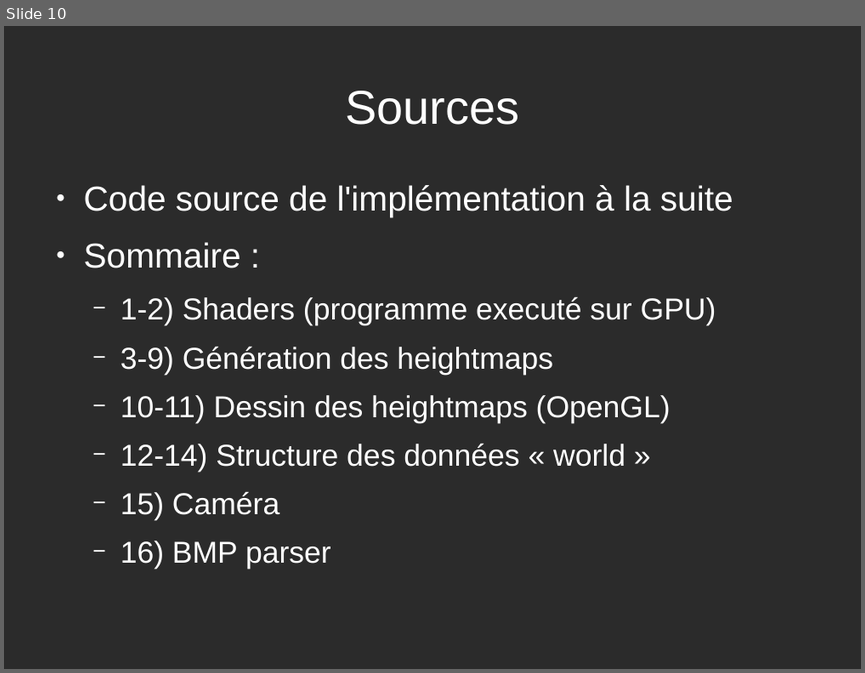
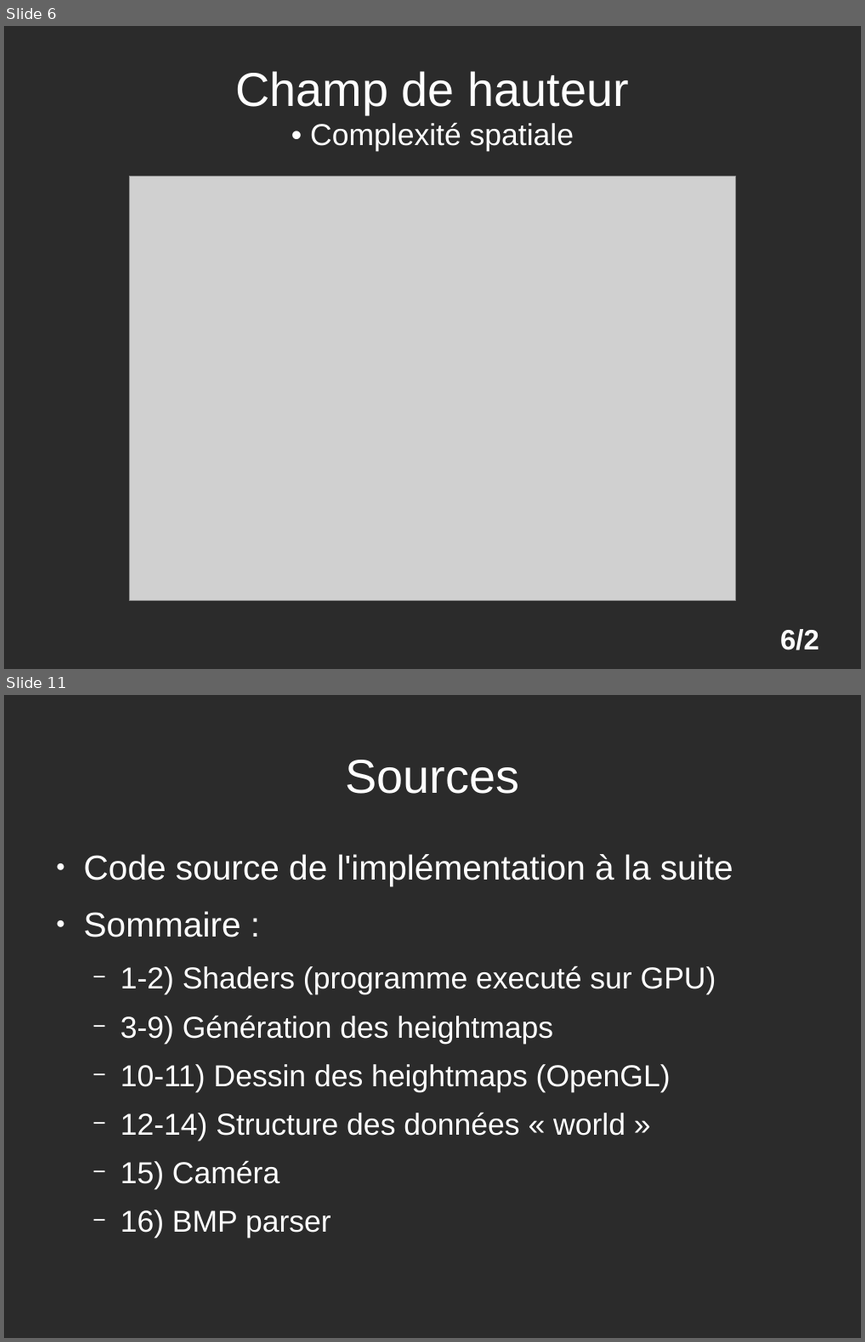
Before and after one commit to rpereira-dev/heightmaps_renderer, a slide deck: TIPE/presentation.odp. Shown one above the other, each under a label of ours: slide 10 before the commit, slides 6 and 11 after it; the slides between them are not shown. The pictures are 865x673 and 865x1342 pixels, drawn with LibreOffice and Linux fonts; fonts in the diff are those of the drawing; grey boxes stand for pictures; background and template pictures are left out; a plain dark background stands for a picture behind light text. Boxes give left, top, right and bottom in pixels: in the first picture for what was removed or moved away, otherwise in the second. Text is boxed around its words. In the diff, an @@ line names an element or a change of style, - is before the commit and + after.

```diff
--- a/TIPE/presentation.odp
+++ b/TIPE/presentation.odp
@@ slide 6 added at (4, 26, 861, 669), background picture (left out) @@
@@ title added at (235, 71, 628, 152), 28 pt, text #FFFFFF @@
+Champ de hauteur
+• Complexité spatiale
@@ picture added at (129, 176, 735, 601) @@
@@ page number added at (780, 629, 819, 650), 26 pt, text #FFFFFF, bold @@
+6/2
@@ what was slide 10 is now slide 11 @@
```
Also in this commit, not shown: 3 slides changed, 6 other slides added, 22 slides removed, 47 other files.
